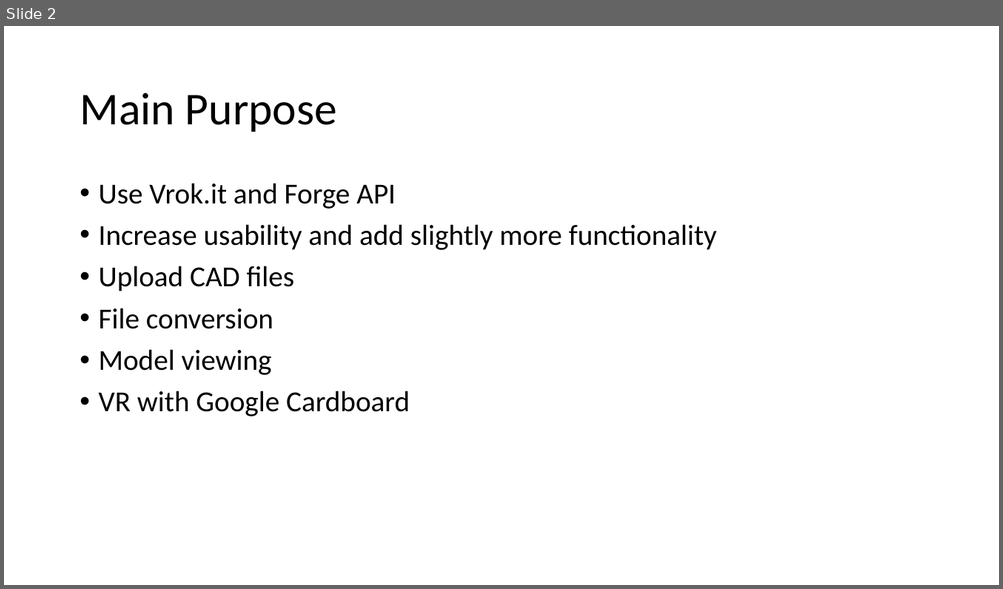
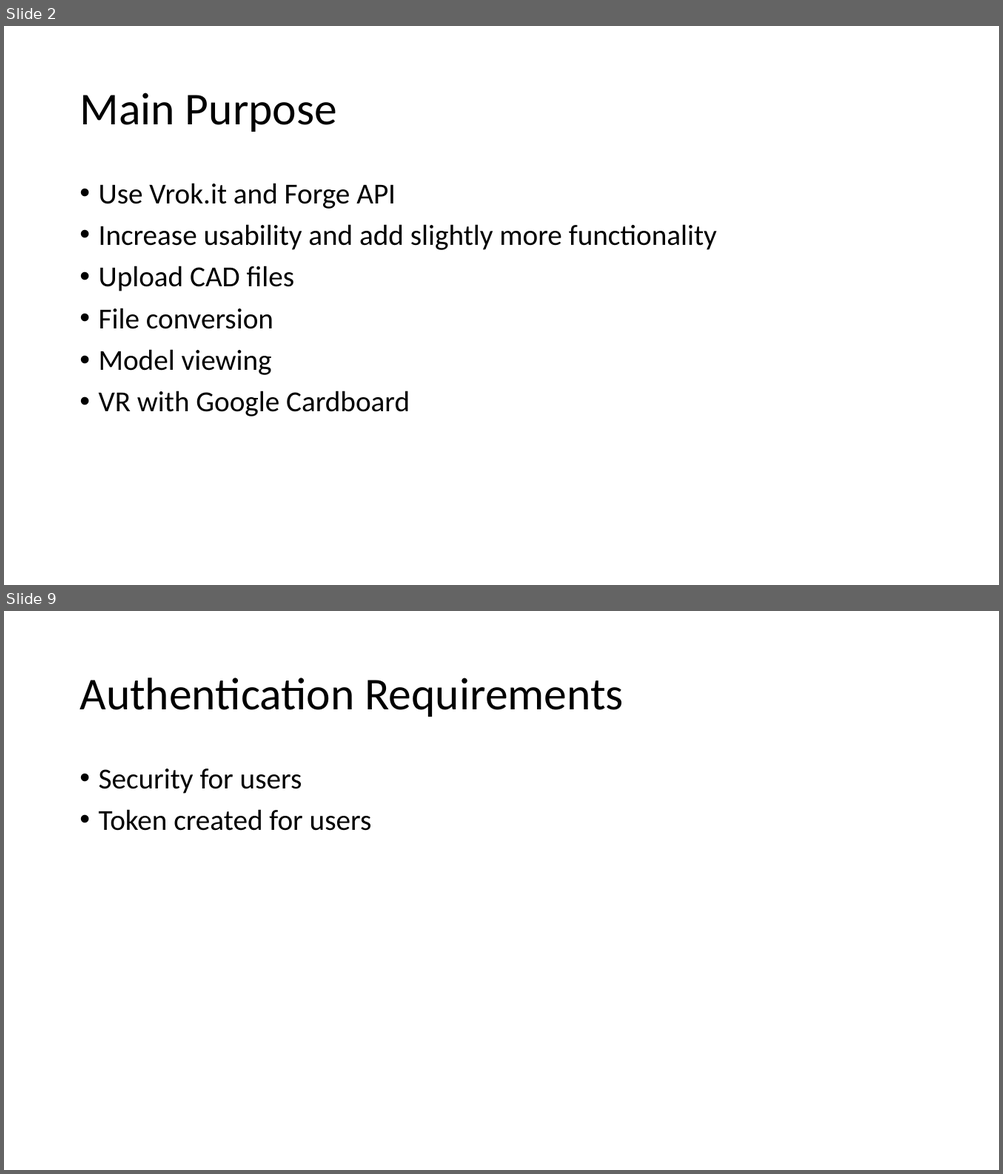
Before and after one commit to gonsalvg/Capstone-Forge-App, a slide deck: Progress Report/Progress report.pptx. Shown one above the other, each under a label of ours: slide 2 before the commit, slides 2 and 9 after it; the slides between them are not shown. The pictures are 1003x589 and 1003x1174 pixels, drawn with LibreOffice and Linux fonts; fonts in the diff are those of the drawing. Boxes give left, top, right and bottom in pixels: in the first picture for what was removed or moved away, otherwise in the second. Text is boxed around its words. In the diff, an @@ line names an element or a change of style, - is before the commit and + after.

```diff
--- a/Progress Report/Progress report.pptx
+++ b/Progress Report/Progress report.pptx
@@ slide 9 added at (4, 611, 999, 1170), background #FFFFFF @@
@@ title added at (79, 678, 623, 717), 44 pt, text #000000 @@
+Authentication Requirements
@@ text added at (99, 769, 372, 831), 28 pt, text #000000 @@
+• Security for users
+• Token created for users
```
Also in this commit, not shown: 1 slide changed, 31 other slides added.
